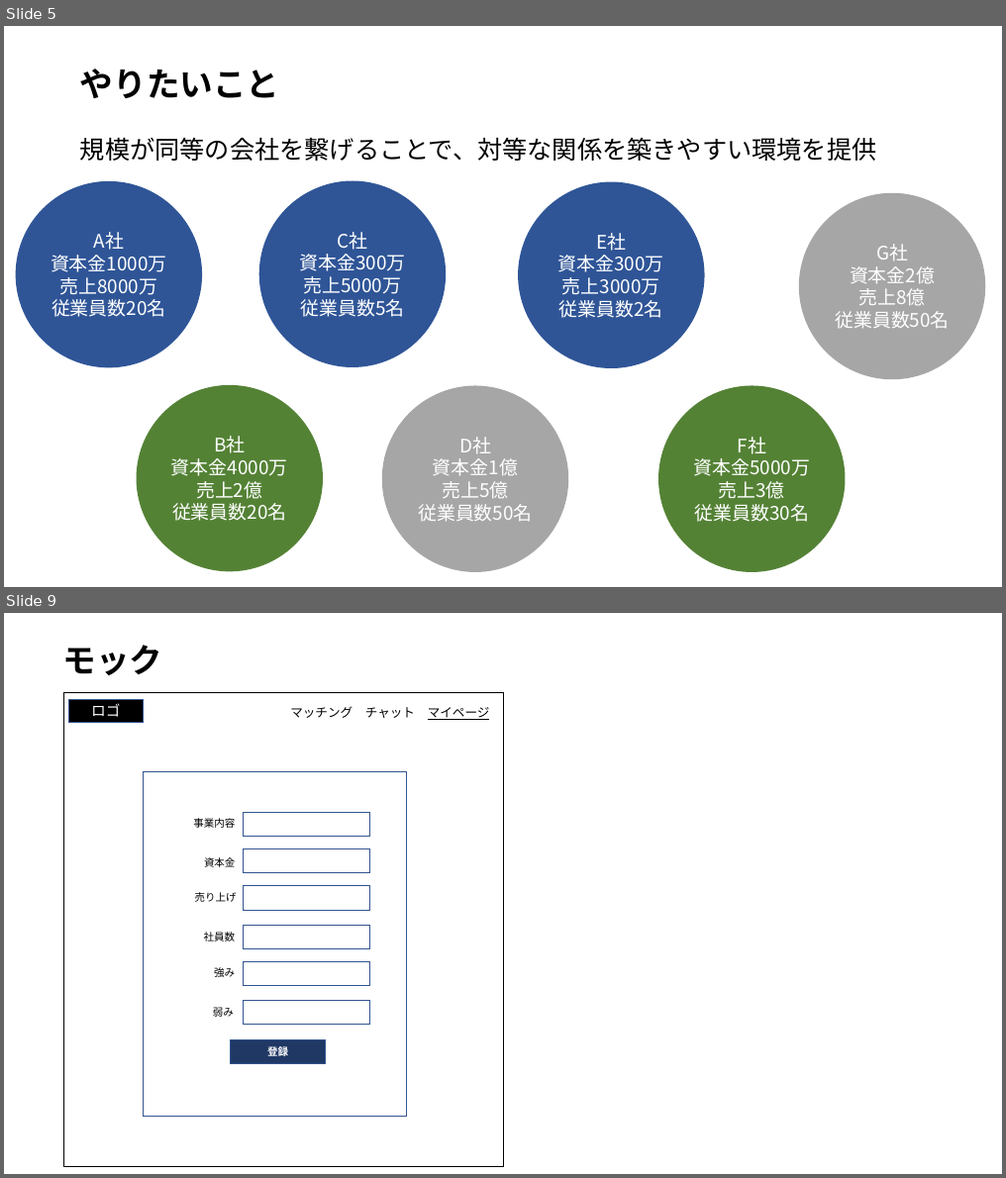
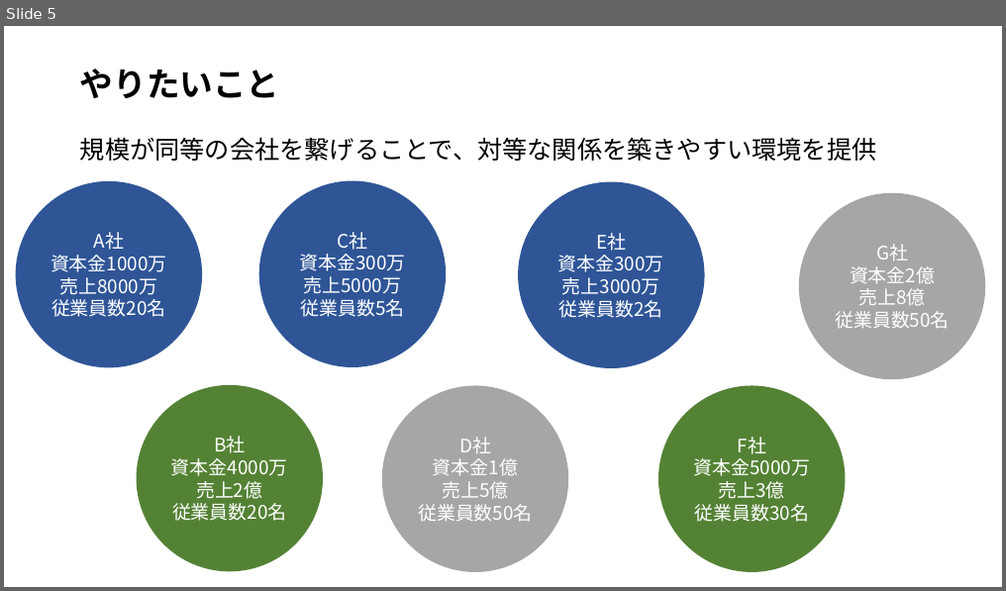
Before and after one commit to Gabaven2021/TeamK, a slide deck: 資料/18237007_がばべん2021資料.pptx. Shown one above the other, each under a label of ours: slides 5 and 9 before the commit, slide 5 after it; the slides between them are not shown. The pictures are 1006x1178 and 1006x591 pixels, drawn with LibreOffice and Linux fonts; fonts in the diff are those of the drawing. Boxes give left, top, right and bottom in pixels: in the first picture for what was removed or moved away, otherwise in the second. Text is boxed around its words. In the diff, an @@ line names an element or a change of style, - is before the commit and + after.

```diff
--- a/資料/18237007_がばべん2021資料.pptx
+++ b/資料/18237007_がばべん2021資料.pptx
@@ slide 9 removed at [4, 613, 1002, 1174], background #FFFFFF @@
@@ title removed at [63, 645, 163, 675] @@
-モック
@@ rectangle removed at [63, 692, 503, 1167] @@
@@ rectangle removed at [68, 699, 144, 722] @@
-ロゴ
@@ text removed at [290, 706, 490, 720] @@
-マッチング チャット マイページ
@@ rectangle removed at [144, 771, 407, 1116] @@
@@ text removed at [193, 818, 235, 828] @@
-事業内容
@@ rectangle removed at [244, 812, 371, 836] @@
@@ rectangle removed at [244, 850, 371, 873] @@
@@ text removed at [204, 858, 235, 867] @@
-資本金
@@ text removed at [195, 892, 237, 902] @@
-売り上げ
@@ rectangle removed at [244, 886, 371, 910] @@
@@ text removed at [204, 932, 235, 942] @@
-社員数
@@ rectangle removed at [244, 925, 371, 950] @@
@@ text removed at [214, 967, 235, 977] @@
-強み
@@ rectangle removed at [244, 961, 371, 986] @@
@@ text removed at [213, 1007, 234, 1017] @@
-弱み
@@ rectangle removed at [244, 1001, 371, 1025] @@
@@ rectangle removed at [230, 1040, 325, 1063] @@
-登録
```
Also in this commit, not shown: 1 slide added, 3 other slides removed.
